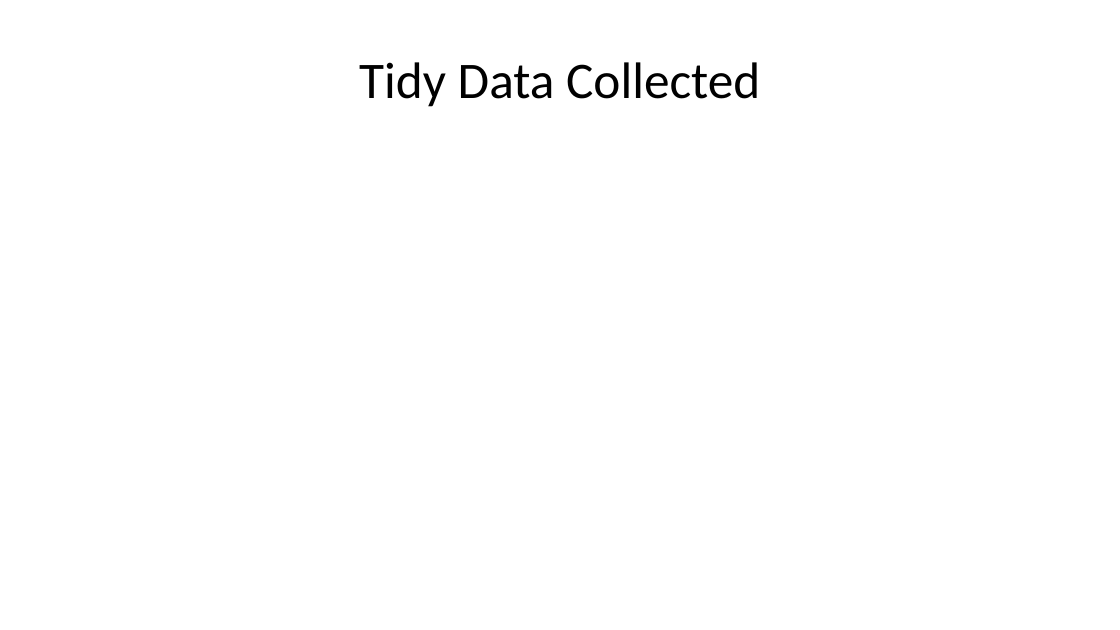
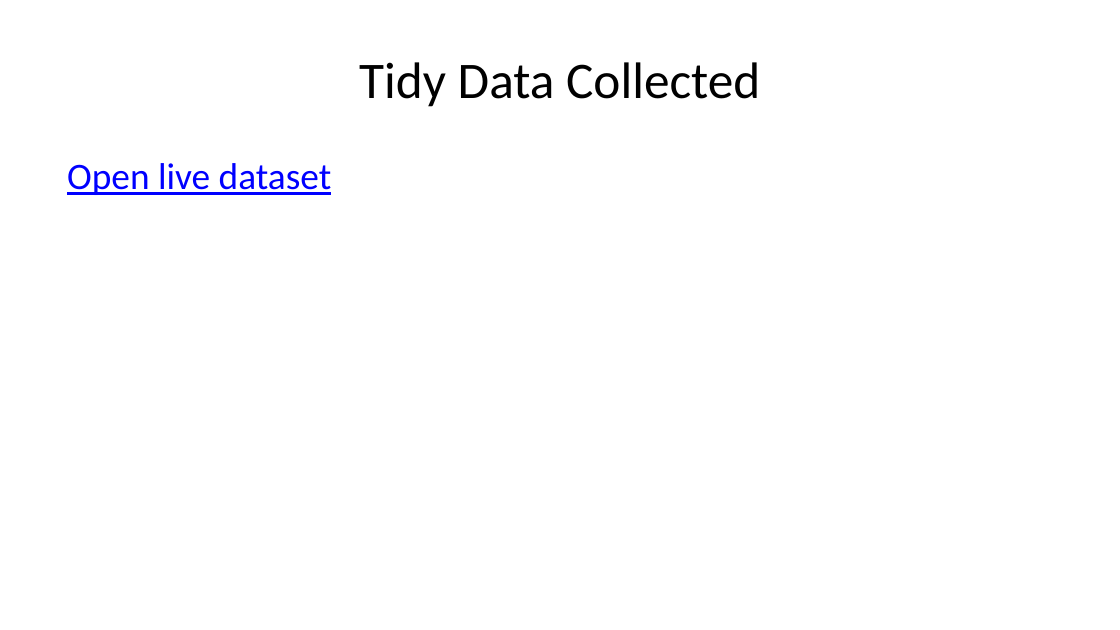
Before and after one commit to deancallahan25/Data322MiniProject, a slide deck: slide 7 of presentation.pptx. Drawn at 1120x630 pixels with LibreOffice and Linux fonts; fonts in the diff are those of the drawing. Boxes give left, top, right and bottom in pixels: in the first picture for what was removed or moved away, otherwise in the second. Text is boxed around its words. In the diff, an @@ line names an element or a change of style, - is before the commit and + after.

```diff
--- a/presentation.pptx
+++ b/presentation.pptx
@@ text added at (x1=67, y1=163, x2=332, y2=195), 24 pt, text #0000FF, underline @@
+Open live dataset
```
Also in this commit, not shown: 1 other slide changed, 1 other file.
